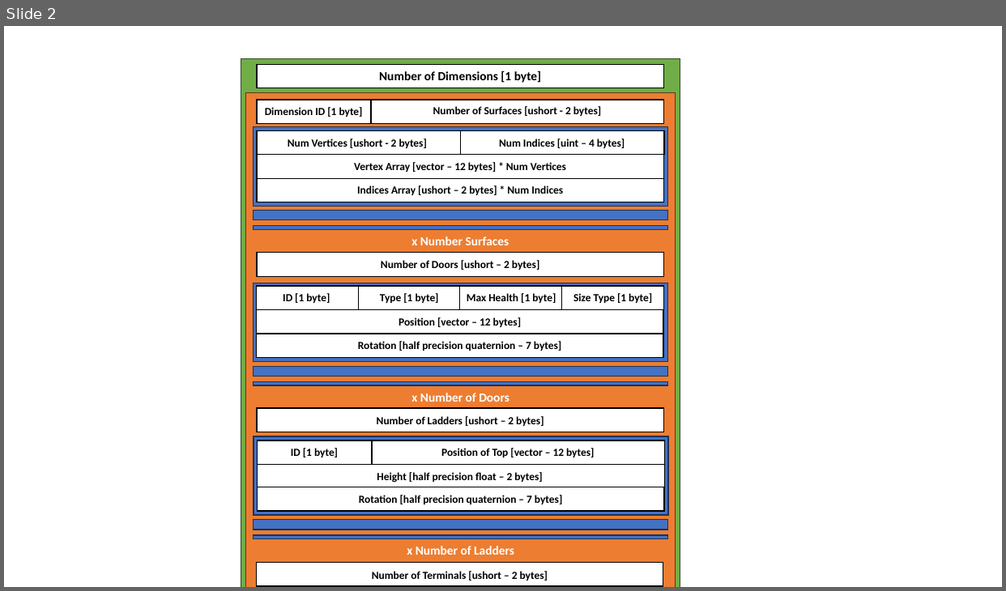
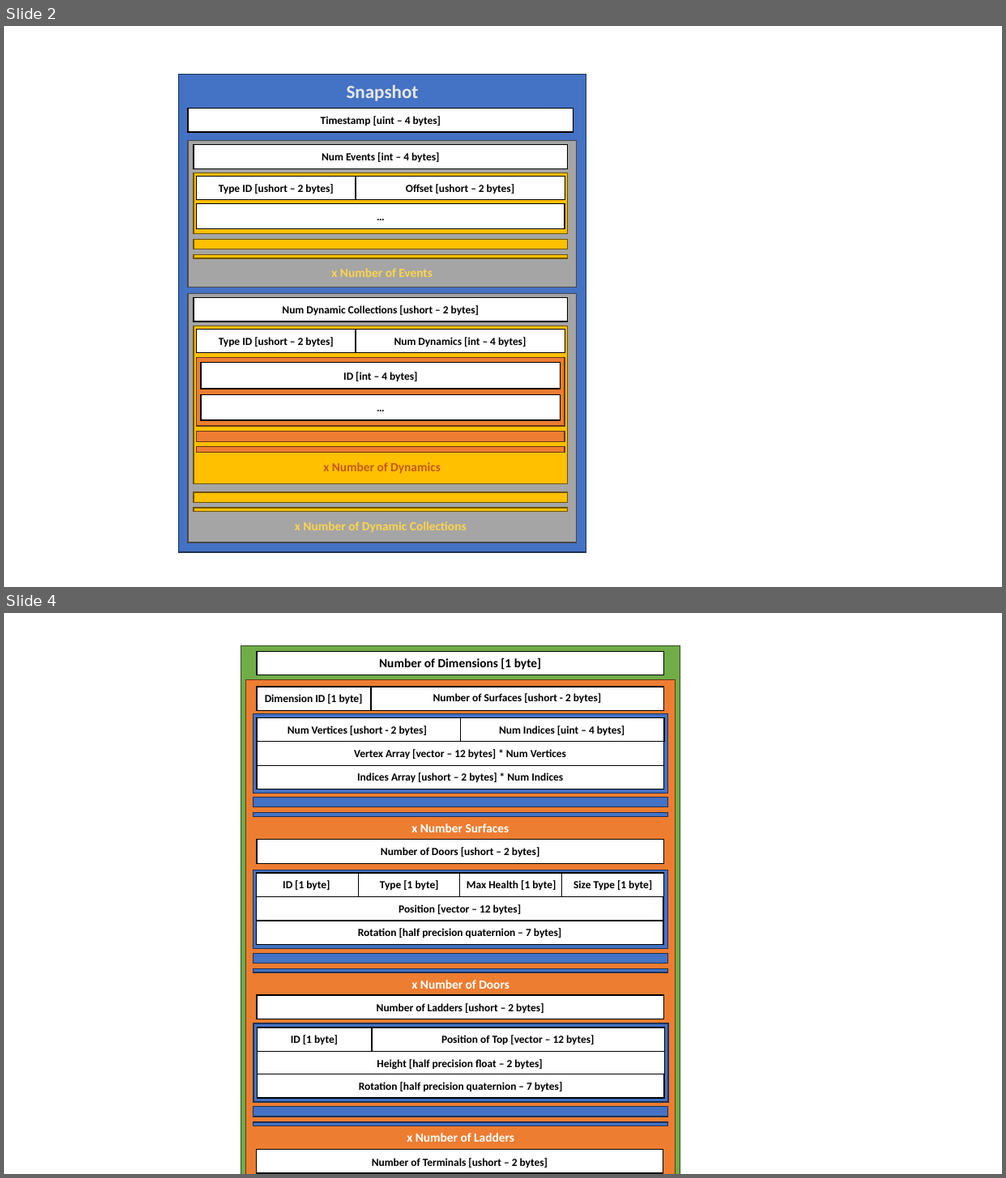
Before and after one commit to randomuserhi/GTFOReplay, a slide deck: Diagrams.pptx. Shown one above the other, each under a label of ours: slide 2 before the commit, slides 2 and 4 after it; the slides between them are not shown. The pictures are 1006x591 and 1006x1178 pixels, drawn with LibreOffice and Linux fonts; fonts in the diff are those of the drawing. Boxes give left, top, right and bottom in pixels: in the first picture for what was removed or moved away, otherwise in the second. Text is boxed around its words. In the diff, an @@ line names an element or a change of style, - is before the commit and + after.

```diff
--- a/Diagrams.pptx
+++ b/Diagrams.pptx
@@ slide 2 added at <box>4,26,1002,587</box>, background #FFFFFF @@
@@ rectangle added at <box>179,74,586,552</box>, fill #4472C4, outline #1E3256 1 pt @@
@@ text added at <box>347,85,419,101</box>, 18 pt, text #E7E6E6, bold @@
+Snapshot
@@ rectangle added at <box>188,109,573,132</box>, fill #FFFFFF, outline #000000 1 pt, 10.5 pt, text #000000, bold @@
+Timestamp [uint – 4 bytes]
@@ rectangle added at <box>188,140,577,288</box>, fill #A5A5A5, outline #484848 1 pt @@
@@ rectangle added at <box>194,145,568,169</box>, fill #FFFFFF, outline #000000 1 pt, 10.5 pt, text #000000, bold @@
+Num Events [int – 4 bytes]
@@ rectangle added at <box>194,173,568,233</box>, fill #FFC000, outline #705400 1 pt @@
@@ rectangle added at <box>197,177,356,200</box>, fill #FFFFFF, outline #000000 1 pt, 10.5 pt, text #000000, bold @@
+Type ID [ushort – 2 bytes]
@@ rectangle added at <box>356,176,565,199</box>, fill #FFFFFF, outline #000000 1 pt, 10.5 pt, text #000000, bold @@
+Offset [ushort – 2 bytes]
@@ rectangle added at <box>197,204,565,228</box>, fill #FFFFFF, outline #000000 1 pt, 10.5 pt, text #000000, bold @@
+…
@@ rectangle added at <box>194,239,568,249</box>, fill #FFC000, outline #705400 1 pt @@
@@ rectangle added at <box>194,255,568,258</box>, fill #FFC000, outline #705400 1 pt @@
@@ text added at <box>331,268,432,277</box>, 12 pt, text #FFD44B, bold @@
+x Number of Events
@@ rectangle added at <box>188,293,577,543</box>, fill #A5A5A5, outline #484848 1 pt @@
@@ rectangle added at <box>194,297,568,322</box>, fill #FFFFFF, outline #000000 1 pt, 10.5 pt, text #000000, bold @@
+Num Dynamic Collections [ushort – 2 bytes]
@@ rectangle added at <box>194,327,568,485</box>, fill #FFC000, outline #705400 1 pt @@
@@ rectangle added at <box>197,329,356,353</box>, fill #FFFFFF, outline #000000 1 pt, 10.5 pt, text #000000, bold @@
+Type ID [ushort – 2 bytes]
@@ rectangle added at <box>356,329,565,353</box>, fill #FFFFFF, outline #000000 1 pt, 10.5 pt, text #000000, bold @@
+Num Dynamics [int – 4 bytes]
@@ rectangle added at <box>197,357,565,426</box>, fill #ED7D31, outline #683715 1 pt @@
@@ rectangle added at <box>201,362,560,388</box>, fill #FFFFFF, outline #000000 1 pt, 10.5 pt, text #000000, bold @@
+ID [int – 4 bytes]
@@ rectangle added at <box>201,395,560,420</box>, fill #FFFFFF, outline #000000 1 pt, 10.5 pt, text #000000, bold @@
+…
@@ rectangle added at <box>197,431,565,442</box>, fill #ED7D31, outline #683715 1 pt @@
@@ rectangle added at <box>197,446,565,452</box>, fill #ED7D31, outline #683715 1 pt @@
@@ text added at <box>323,463,441,474</box>, 12 pt, text #C55A11, bold @@
+x Number of Dynamics
@@ rectangle added at <box>194,493,568,502</box>, fill #FFC000, outline #705400 1 pt @@
@@ rectangle added at <box>194,508,568,512</box>, fill #FFC000, outline #705400 1 pt @@
@@ text added at <box>295,522,467,532</box>, 12 pt, text #FFD44B, bold @@
+x Number of Dynamic Collections
@@ what was slide 2 is now slide 4 @@
```
Also in this commit, not shown: 1 slide changed, 2 other slides added, 1 slide removed, 2 other files.
